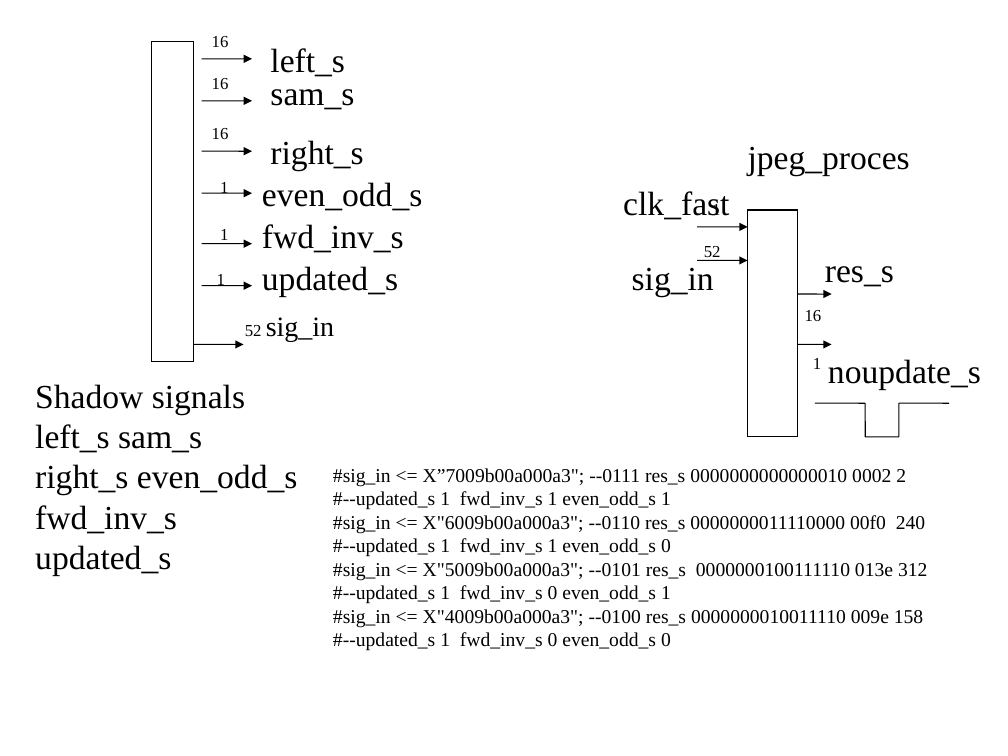
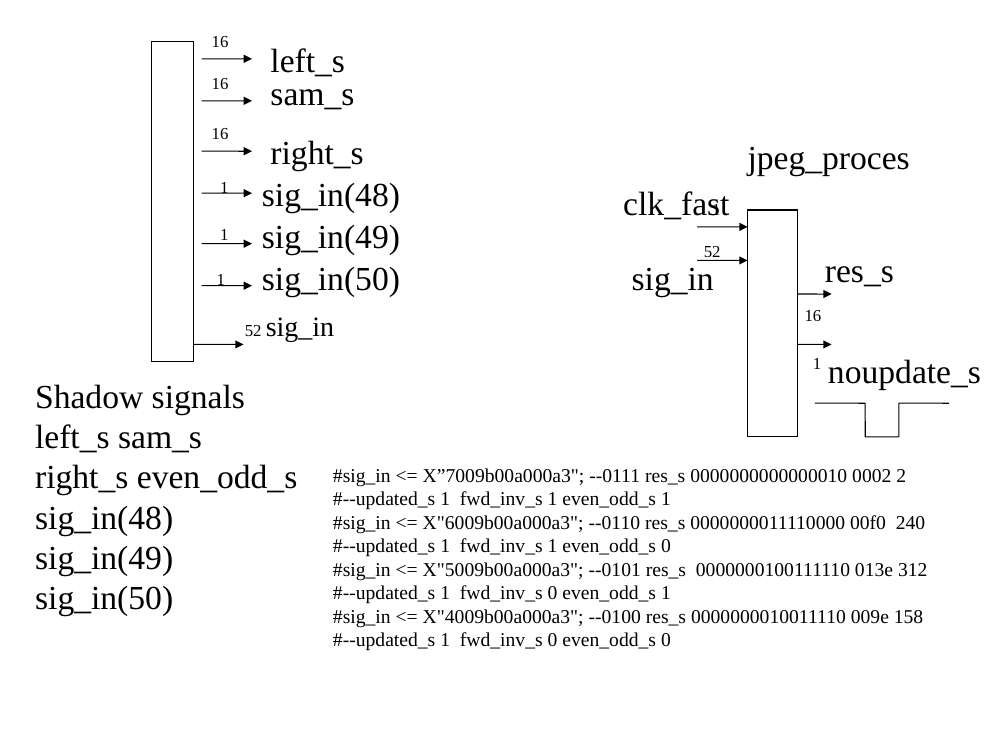
Before and after one commit to develone/jpeg-2000-test, a slide deck: slide 5 of jpeg2k/delay_mux.ppt (slide 4 before the commit). Drawn at 1008x756 pixels with LibreOffice and Linux fonts; fonts in the diff are those of the drawing. Boxes give left, top, right and bottom in pixels: in the first picture for what was removed or moved away, otherwise in the second. Text is boxed around its words. In the diff, an @@ line names an element or a change of style, - is before the commit and + after.

```diff
--- a/jpeg2k/delay_mux.ppt
+++ b/jpeg2k/delay_mux.ppt
@@ text at box(262, 183, 400, 213): text changed @@
-even_odd_s
+sig_in(48)
@@ text at box(262, 225, 400, 255): text changed @@
-fwd_inv_s
+sig_in(49)
@@ text at box(262, 267, 400, 297): text changed @@
-updated_s
+sig_in(50)
@@ text at box(35, 506, 173, 616): text changed @@
-fwd_inv_s
-updated_s
+sig_in(48)
+sig_in(49)
+sig_in(50)
```
Also in this commit, not shown: 2 other slides changed, 2 slides added, 1 slide removed, 3 other files.
